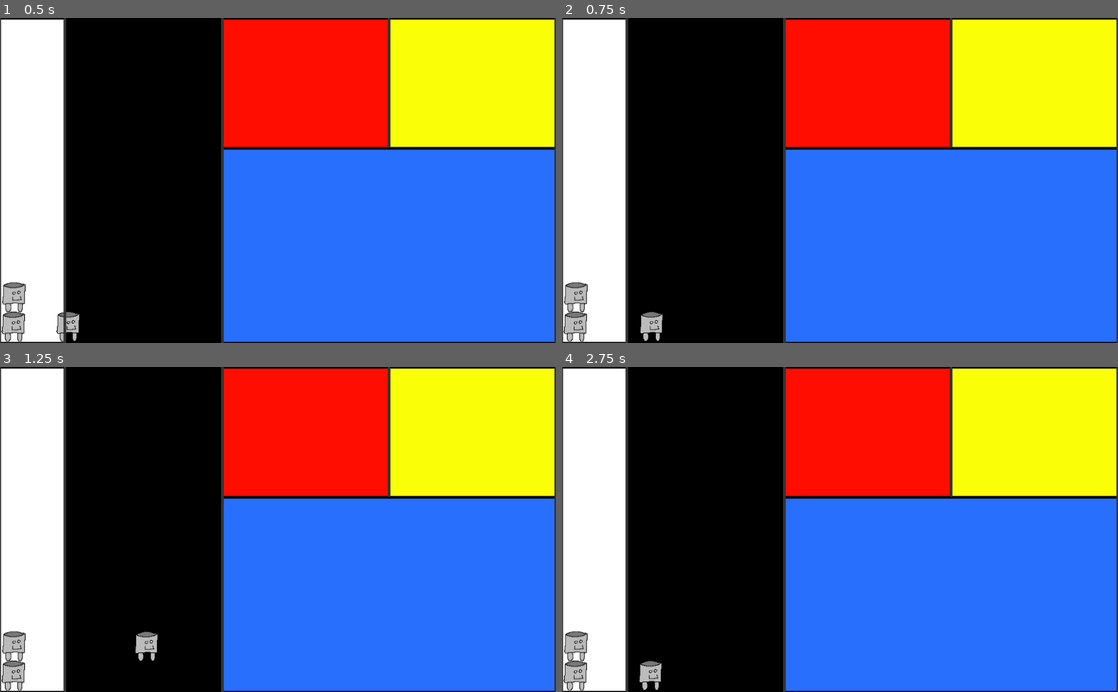
Above: before the commit, frames 1-4 (two rows, left to right).
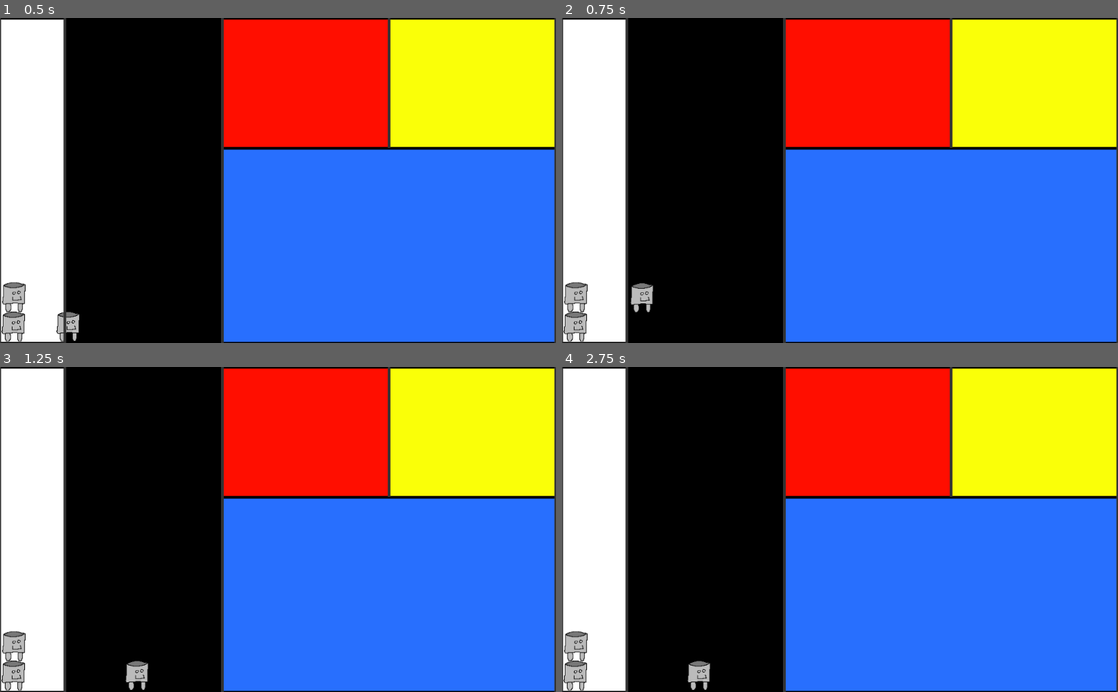
Above: after the commit, the same moments.

Repository: Avantir-Chaosfire/MondrianForever
Game: Godot game, scene res://scene/world/World.tscn
Two runs of this game, one before a commit and one after it. Both use one fixed random seed, a clock stepped at 60 frames per second and the inputs below.
Inputs:
- Up to frame 1 (0.5 s): no input
- Up to frame 2 (0.75 s): hold D (move_right) from 0.53 s (still down); tap N (next_level, bound only after the commit) at 0.6 s
- Up to frame 3 (1.25 s): keep holding D (move_right); tap Space (jump) at 0.77 s
- Up to frame 4 (2.75 s): release D (move_right) at 1.28 s; hold A (move_left) 1.28-2.03 s; tap Home (next_level, bound only before the commit) at 1.35 s; tap Space (jump) at 1.52 s; hold D (move_right) from 2.03 s (still down); tap N (next_level, bound only after the commit) at 2.1 s

Frame 1 is identical in both runs. In frame 2, 0.5% of the frame differs, in the area x 12-19%, y 81-100%; in frame 3, 0.5%; in frame 4, 0.6%, in the area x 13-27%, y 90-100%.

Commit message:
Changes next level hotkey

Diff:
--- a/project.godot
+++ b/project.godot
@@ -92,7 +92,7 @@
 }
 next_level={
 "deadzone": 0.5,
-"events": [ Object(InputEventKey,"resource_local_to_scene":false,"resource_name":"","device":0,"alt":false,"shift":false,"control":false,"meta":false,"command":false,"pressed":false,"scancode":16777229,"unicode":0,"echo":false,"script":null)
+"events": [ Object(InputEventKey,"resource_local_to_scene":false,"resource_name":"","device":0,"alt":false,"shift":false,"control":false,"meta":false,"command":false,"pressed":false,"scancode":78,"unicode":0,"echo":false,"script":null)
  ]
 }
 
